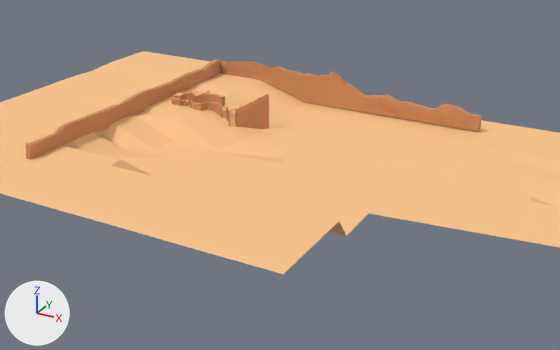
What one commit did to the FBX model EcoSphere/Assets/Models/Levels/level1.fbx.
The view is the same before and after, from a camera (50 mm lens) standing at (678.0, -905.0, 363.0) and looking at (232.0, -94.0, -43.0). The axes (+X, +Y, +Z) are drawn at lower left. The lights are the same throughout. Where no turn or scale is listed for an object, it has been applied to the vertices.
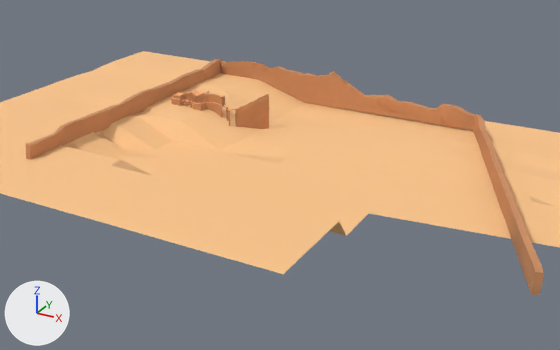
Pixel boxes [x1, y1, x2, y2] of what changed, in the pictures (560 x 350 px):
'Cube.008', added (orange)
    after: [473, 114, 544, 295]

The change, as a diff of the scene's bpy script:
```diff
--- a/EcoSphere/Assets/Models/Levels/level1.fbx.py
+++ b/EcoSphere/Assets/Models/Levels/level1.fbx.py
@@ me_cube_024 @@
+me_cube_024.from_pydata(...)  # 320 vertices, 318 faces; spans x -90.0..91.0, y -206.0..206.0, z -13.0..16.0
+me_cube_024.materials.append(mat_falaise)  # orange #cc8e61
@@ ob_cube_008 @@
+ob_cube_008 = bpy.data.objects.new('Cube.008', me_cube_024)
+ob_cube_008.location = (501.4, -40.0, -19.8)
```
